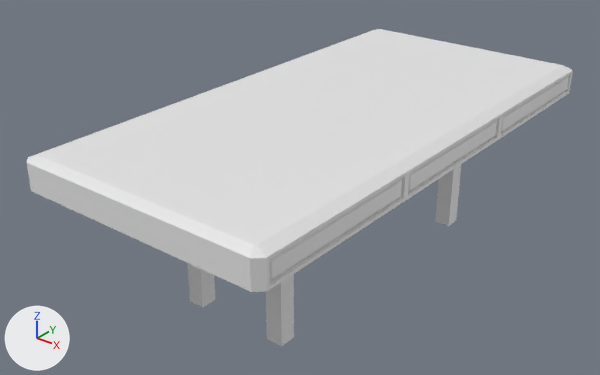
A saved change to the FBX model Gamerella2025_Unity/Assets/Art/Models/table.fbx.
Both versions are drawn from a 50 mm camera at (3.39, -4.66, 2.24) aimed at (-0.2, -0.18, -0.54). The axes (+X, +Y, +Z) are drawn at lower left. The lights are the same throughout. Where no turn or scale is listed for an object, it has been applied to the vertices.

The older version as bpy lines, for what is in view:
```python
me_cube = bpy.data.meshes.new('Cube')
me_cube.from_pydata(...)  # 92 vertices, 90 faces; spans x -1.0..1.0, y -2.0..2.0, z -0.1..0.13
me_cube_010 = bpy.data.meshes.new('Cube.010')
me_cube_010.from_pydata(...)  # 124 vertices, 114 faces; spans x -0.54..0.54, y -1.26..1.26, z -1.16..0.13
ob_cube = bpy.data.objects.new('Cube', me_cube)
ob_cube.location = (0.0, 0.0, 0.0)
ob_cube_004 = bpy.data.objects.new('Cube.004', me_cube_010)
ob_cube_004.location = (0.0, 0.0, 0.0)
```
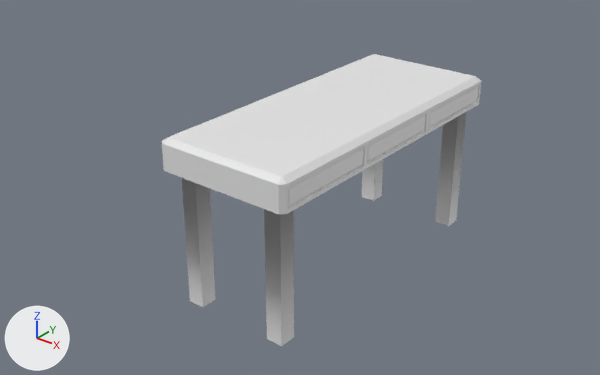
Commit message: updated table

Edits to the bpy script that builds the scene:
```text
Remove ob_cube:
    ob_cube = bpy.data.objects.new('Cube', me_cube)
    ob_cube.location = (0.0, 0.0, 0.0)
```

Location of each change, (x1, y1, x2, y2) in pixels of the pictures (600 x 375 px):
'Cube', deleted
    before: (27, 29, 573, 292)
'Cube.004', unchanged, uncovered by the edit
    before: (187, 165, 461, 346)
    after: (162, 54, 481, 346)
